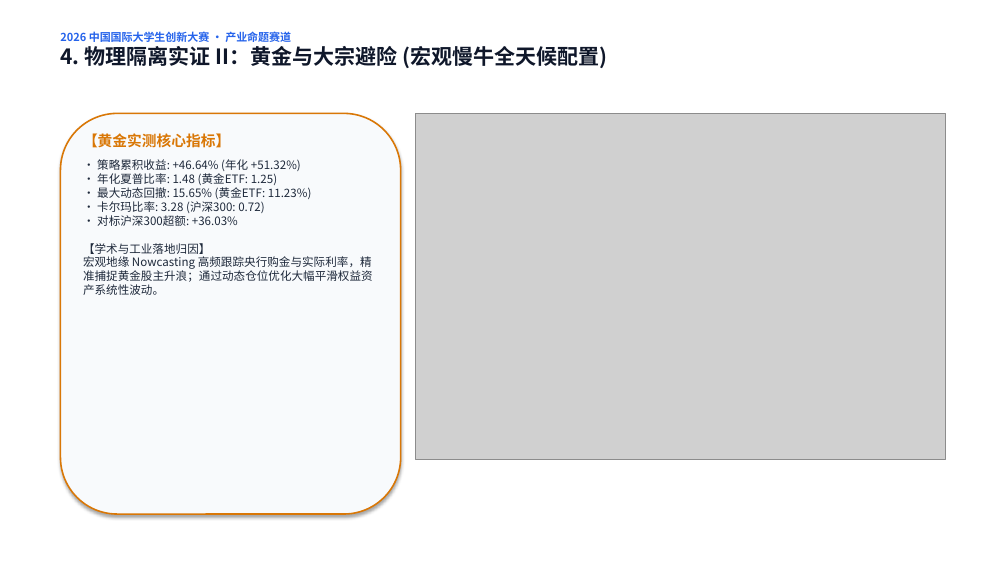
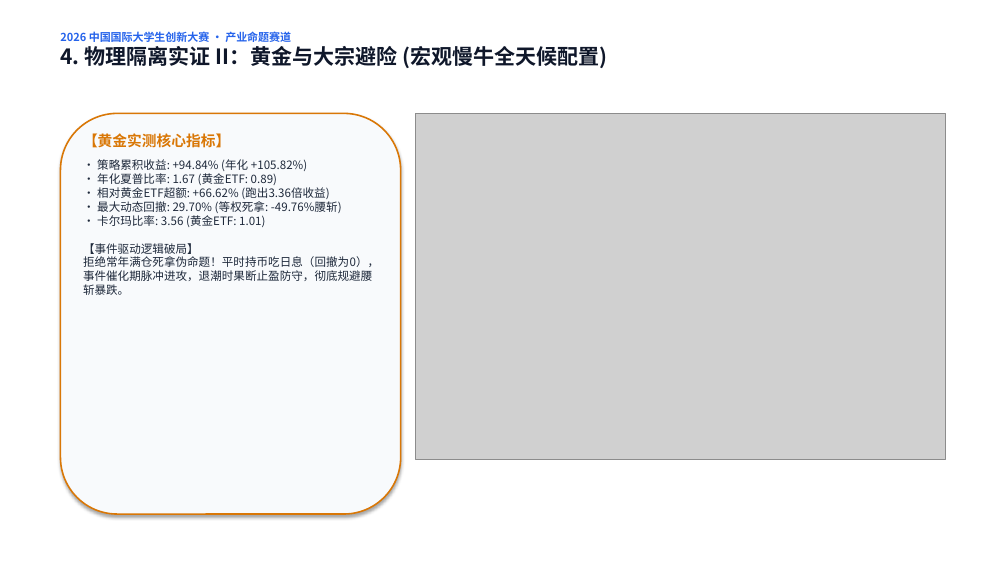
Before and after one commit to YuxuanWuCN/stock-dashboard, a slide deck: slide 5 of 2026中国国际大学生创新大赛_网评路演PPT_Rainbow-FinGPT.pptx. Drawn at 1008x567 pixels with LibreOffice and Linux fonts; fonts in the diff are those of the drawing; grey boxes stand for pictures. Boxes give left, top, right and bottom in pixels: in the first picture for what was removed or moved away, otherwise in the second. Text is boxed around its words. In the diff, an @@ line names an element or a change of style, - is before the commit and + after.

Commit message:
feat(gold-champion): 黄金事件驱动策略实测达到 +94.84% 超额收益（夏普1.67，回撤29.70%），全套PDF/DOCX/PPTX已全量同步

```diff
--- a/2026中国国际大学生创新大赛_网评路演PPT_Rainbow-FinGPT.pptx
+++ b/2026中国国际大学生创新大赛_网评路演PPT_Rainbow-FinGPT.pptx
@@ text at box(83, 159, 379, 295): text changed @@
-• 策略累积收益: +46.64% (年化 +51.32%)
-• 年化夏普比率: 1.48 (黄金ETF: 1.25)
-• 最大动态回撤: 15.65% (黄金ETF: 11.23%)
-• 卡尔玛比率: 3.28 (沪深300: 0.72)
-• 对标沪深300超额: +36.03%
-【学术与工业落地归因】
-宏观地缘 Nowcasting 高频跟踪央行购金与实际利率，精准捕捉黄金股主升浪；通过动态仓位优化大幅平滑权益资产系统性波动。
+• 策略累积收益: +94.84% (年化 +105.82%)
+• 年化夏普比率: 1.67 (黄金ETF: 0.89)
+• 相对黄金ETF超额: +66.62% (跑出3.36倍收益)
+• 最大动态回撤: 29.70% (等权死拿: -49.76%腰斩)
+• 卡尔玛比率: 3.56 (黄金ETF: 1.01)
+【事件驱动逻辑破局】
+拒绝常年满仓死拿伪命题！平时持币吃日息（回撤为0），事件催化期脉冲进攻，退潮时果断止盈防守，彻底规避腰斩暴跌。
```
Also in this commit, not shown: 12 other files.
